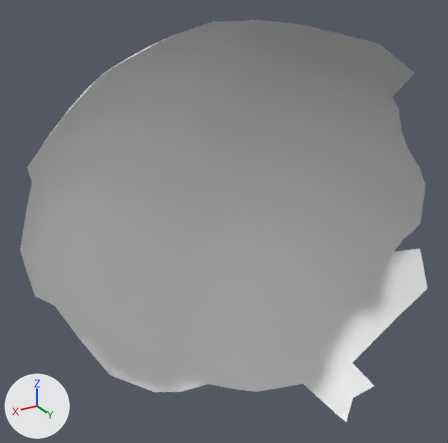
Two versions of the OBJ model res/final/onecam_fullvolume/cleanedup/FullVolium.000375.obj, one commit apart.
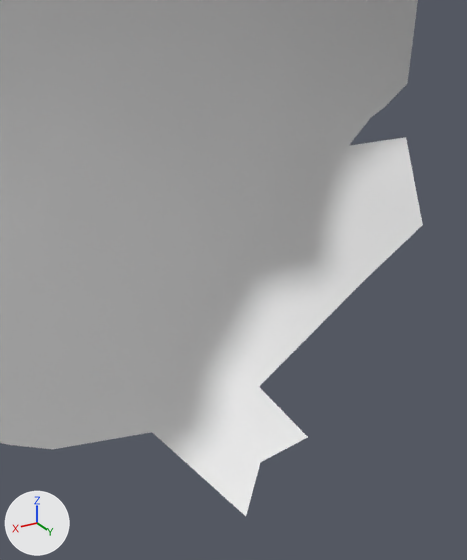
Each version appears first whole from a camera (50 mm lens) standing at (619.9, 291.9, 544.9) and looking at (511.1, 110.4, 454.2), and next in a close-up on the part from 52% to 100% of the width and 42% to 100% of the height. Arrows for +X, +Y and +Z are at lower left; the lights stay in place. Where no turn or scale is listed for an object, it has been applied to the vertices.

The first close-up shows 'FullVolium.000375'.
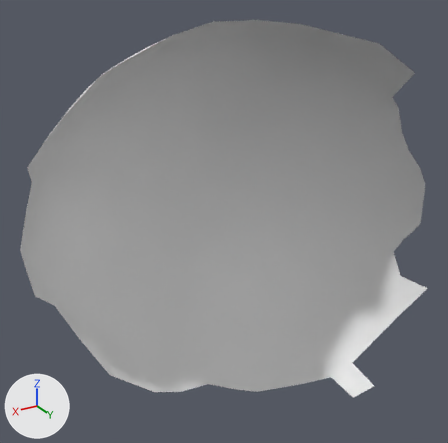
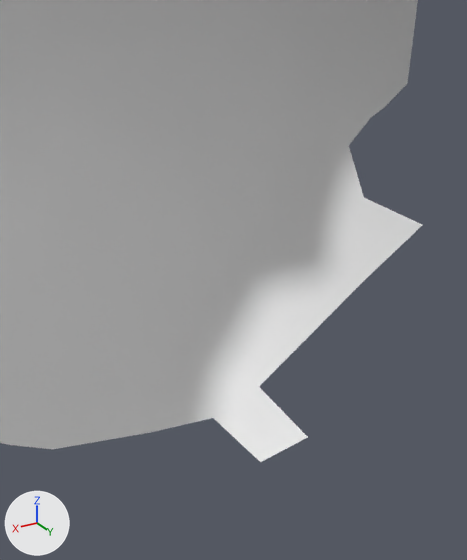
Boxes [x1, y1, x2, y2] around the edits, measured in the close-ups (467 x 560 px):
```json
{"object": "FullVolium.000375", "change": "reshaped", "before": [0, 0, 423, 516], "after": [0, 0, 422, 462]}
{"part": 1, "of": "me_fullvolium_000375", "change": "deleted", "before": [349, 137, 423, 225]}
{"part": 2, "of": "me_fullvolium_000375", "change": "deleted", "before": [152, 418, 260, 516]}
```

The change, as JSON lines over the scene's bpy script:
```json
{"block": "me_fullvolium_000375", "where": "me_fullvolium_000375.from_pydata(...)  # 1042 vertices, 2039 faces; spans x 438.0..583.4, y 68.4..154.7, z 377.4..527.4"}
{"block": "me_fullvolium_000375", "where": "# used by ob_fullvolium_000375; location = (0.0, 0.0, 0.0)"}
{"block": "me_fullvolium_000375", "where": "# verts and faces of me_fullvolium_000375; kept vertices keep their numbers, new ones are numbered from 1042"}
{"block": "me_fullvolium_000375", "where": "# before: 444 (443.4, 131.9, 433.7) at pixel (348, 145), 788 (444.9, 138.3, 426.1) at pixel (363, 197), 789 (443.8, 151.5, 426.3) at pixel (422, 225), 1028 (438.0, 140.3, 437.6) at pixel (406, 137)"}
{"block": "me_fullvolium_000375", "where": "# before: 1004 (484.2, 129.0, 382.2) at pixel (152, 432), 1016 (475.1, 135.5, 386.3) at pixel (213, 417), 1040 (473.7, 147.5, 383.6) at pixel (260, 462), 1041 (480.4, 151.9, 377.4) at pixel (245, 516)"}
{"block": "me_fullvolium_000375", "change": "me_fullvolium_000375 part 1"}
{"op": "add", "block": "me_fullvolium_000375", "code": "delete_vertices([1028])  # with the faces that use them"}
{"block": "me_fullvolium_000375", "change": "me_fullvolium_000375 part 2"}
{"op": "add", "block": "me_fullvolium_000375", "code": "delete_vertices([1041])  # with the faces that use them"}
```
